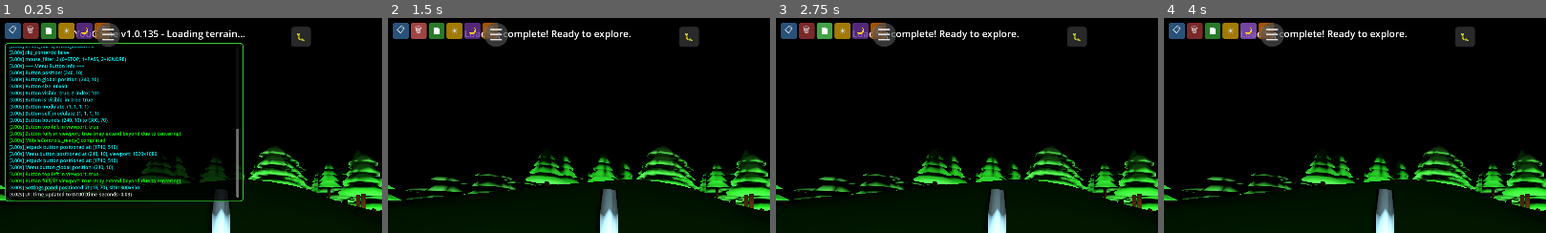
Above: before the commit, frames 1-4 (left to right).
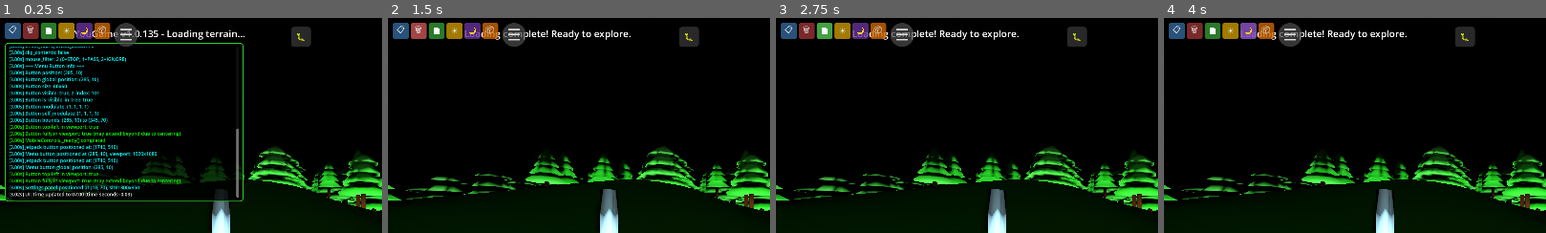
Above: after the commit, the same moments.

Repository: felix-dieterle/YouGame_godot4_public
Game: Godot game, scene res://scenes/main.tscn
The game is run twice, just before and just after one commit, with the same random seed, the same clock (stepped at 60 frames per second) and the same inputs.
Inputs:
- Up to frame 1 (0.25 s): no input
- Up to frame 2 (1.5 s): click "📋" at 0.5 s; click "🗑" at 1.25 s
- Up to frame 3 (2.75 s): click "📄" at 2 s
- Up to frame 4 (4 s): click "☀" at 2.75 s; click "🌙" at 3.5 s
The pictures show only the part of the screen within x 0-50%, y 0-50%; the shares and areas given below are measured in that part.

The runs differ from the first frame. In frame 1, 1.0% of the frame differs, in the area x 17-37%, y 2-71%; in frame 2, 0.9%; in frame 3, 0.9%; in frame 4, 0.9%.

Commit message:
Fix menu button overlap with 6th debug button (ZIP export)
Co-authored-by: felix-dieterle <1490062+felix-dieterle@users.noreply.github.com>

Diff:
--- a/scripts/mobile_controls.gd
+++ b/scripts/mobile_controls.gd
@@ -659,10 +659,10 @@
 
     # Position button in top-left corner, next to debug buttons
     # Place it to the right of the debug overlay buttons (which are at the very left)
-    # Debug buttons: 5 buttons of 40px each with 5px spacing
-    #   Calculation: 10 (initial margin) + 5×40 (buttons) + 4×5 (spacing between buttons) = 10 + 200 + 20 = 230px
+    # Debug buttons: 6 buttons of 40px each with 5px spacing
+    #   Calculation: 10 (initial margin) + 6×40 (buttons) + 5×5 (spacing between buttons) = 10 + 240 + 25 = 275px
     var viewport_size = get_viewport_rect().size
-    var button_x = 240.0  # Debug buttons end at 230px, plus 10px spacing
+    var button_x = 285.0  # Debug buttons end at 275px, plus 10px spacing
     var button_y = 10.0   # Small margin from top
     menu_button.position = Vector2(button_x, button_y)
 
--- a/tests/test_mobile_controls.gd
+++ b/tests/test_mobile_controls.gd
@@ -262,13 +262,13 @@
 
 	var menu_button = mobile_controls.menu_button
 
-	# Debug overlay has 5 buttons: toggle (📋), clear (🗑), copy (📄), sun (☀), moon (🌙)
+	# Debug overlay has 6 buttons: toggle (📋), clear (🗑), copy (📄), sun (☀), moon (🌙), zip (📦)
 	# Each button is 40px wide with 5px spacing
-	# Positions: 10, 55, 100, 145, 190
-	# Last button ends at: 190 + 40 = 230px
-	const DEBUG_BUTTONS_END_X = 230.0
+	# Positions: 10, 55, 100, 145, 190, 235
+	# Last button ends at: 235 + 40 = 275px
+	const DEBUG_BUTTONS_END_X = 275.0
 	const MIN_SPACING = 10.0
-	const EXPECTED_MENU_BUTTON_X = 240.0  # 230 + 10px spacing
+	const EXPECTED_MENU_BUTTON_X = 285.0  # 275 + 10px spacing
 
 	var menu_x = menu_button.position.x
 
@@ -279,7 +279,7 @@
 
 	# Check that menu button is positioned after all debug buttons with proper spacing
 	if menu_x >= DEBUG_BUTTONS_END_X + MIN_SPACING:
-		assert_pass("Menu button is positioned at x=%.0f (after all 5 debug buttons)" % menu_x)
+		assert_pass("Menu button is positioned at x=%.0f (after all 6 debug buttons)" % menu_x)
 	else:
 		assert_fail("Menu button at x=%.0f overlaps with debug buttons (should be >= %.0f)" % [menu_x, DEBUG_BUTTONS_END_X + MIN_SPACING])
 
